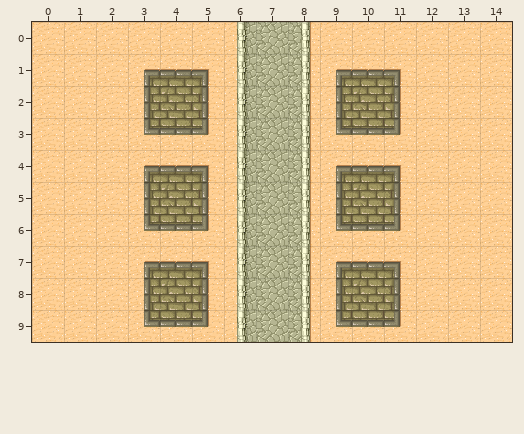
An edit to a level. Tiled map, TowerDefense/tilemap.tmx. The first picture shows the starting point.
Cells are 32x32 px. Shown: x 0..14, y 0..9.
Once edited:
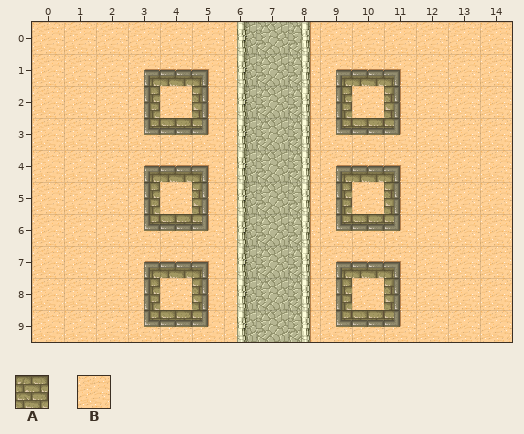
Key: from "tiles": A 9, B 29.
_ is an empty cell.
Tiles replaced or removed in this view: A.
The exact change:
Changed rows in their new state; . is an unchanged cell.
Layer "Background":
first column x 4:
 2 B.....B
 5 B.....B
 8 B.....B
Boxes around the changes in both pictures, in picture pixels (x1, y1, x2, y2):
changed: (160, 86, 192, 118)
changed: (352, 86, 384, 118)
changed: (160, 182, 192, 214)
changed: (352, 182, 384, 214)
changed: (160, 278, 192, 310)
changed: (352, 278, 384, 310)
